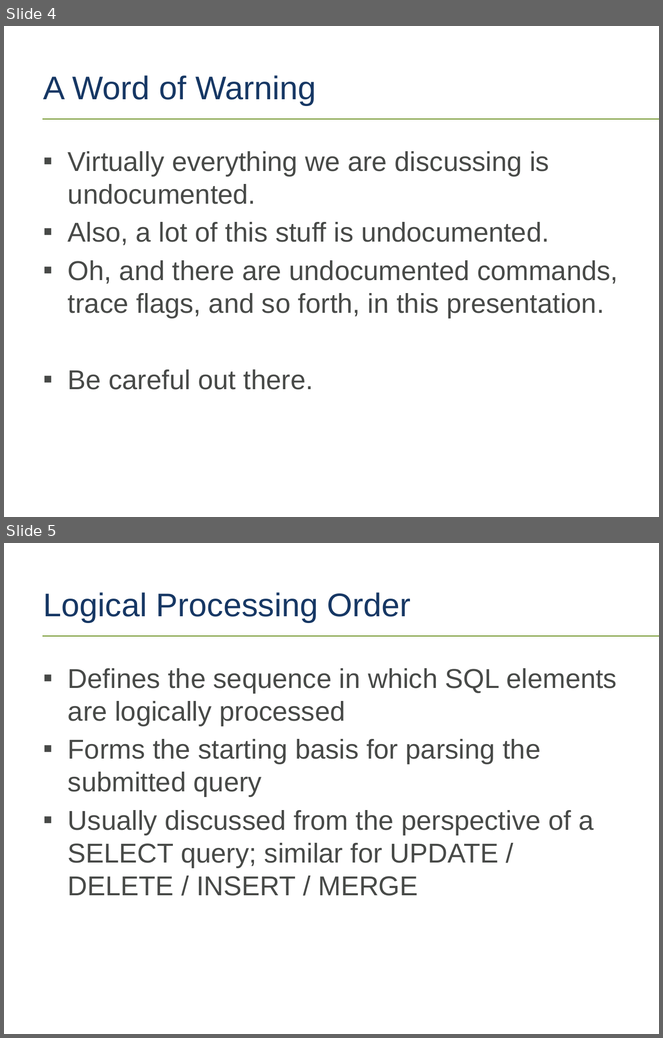
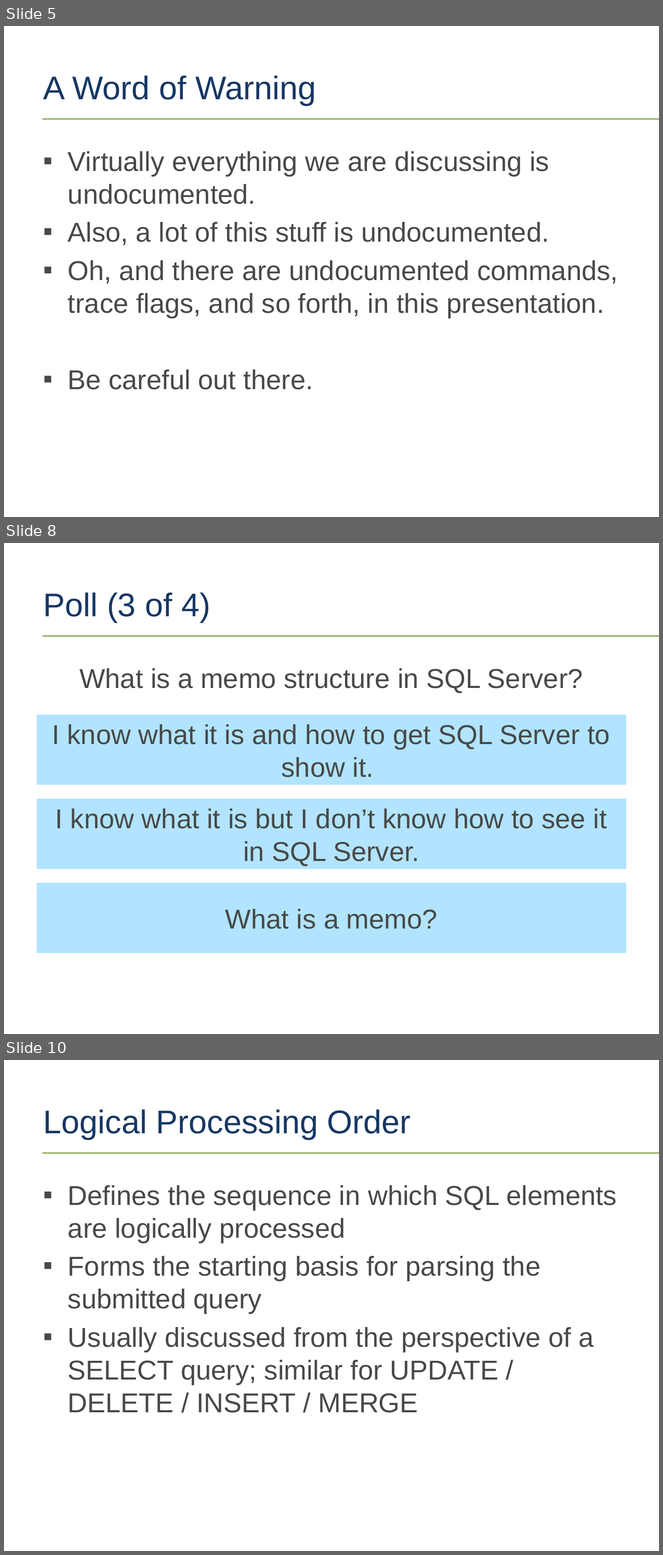
Before and after one commit to tf3604/OptimizerPresentation, a slide deck: Optimizer.pptx. Shown one above the other, each under a label of ours: slides 4 and 5 before the commit, slides 5, 8 and 10 after it; the slides between them are not shown. The pictures are 663x1038 and 663x1555 pixels, drawn with LibreOffice and Linux fonts; fonts in the diff are those of the drawing; background and template pictures are left out. Boxes give left, top, right and bottom in pixels: in the first picture for what was removed or moved away, otherwise in the second. Text is boxed around its words. In the diff, an @@ line names an element or a change of style, - is before the commit and + after.

```diff
--- a/Optimizer.pptx
+++ b/Optimizer.pptx
@@ slide 8 added at (4,543,659,1034), background #FFFFFF; not listed: 1 template element that a slide beside it also shows @@
@@ title added at (44,592,210,623), 36 pt, text #163764 @@
+Poll (3 of 4)
@@ text added at (79,668,583,693), 30 pt, text #474947 @@
+What is a memo structure in SQL Server?
@@ rectangle added at (37,715,626,785), fill #B2E4FF, 30 pt, text #474947 @@
+I know what it is and how to get SQL Server to show it.
@@ rectangle added at (37,799,626,869), fill #B2E4FF, 30 pt, text #474947 @@
+I know what it is but I don’t know how to see it in SQL Server.
@@ rectangle added at (37,883,626,953), fill #B2E4FF, 30 pt, text #474947 @@
+What is a memo?
@@ what was slide 4 is now slide 5 @@
@@ what was slide 5 is now slide 10 @@
```
Also in this commit, not shown: 12 slides changed, 4 other slides added.
